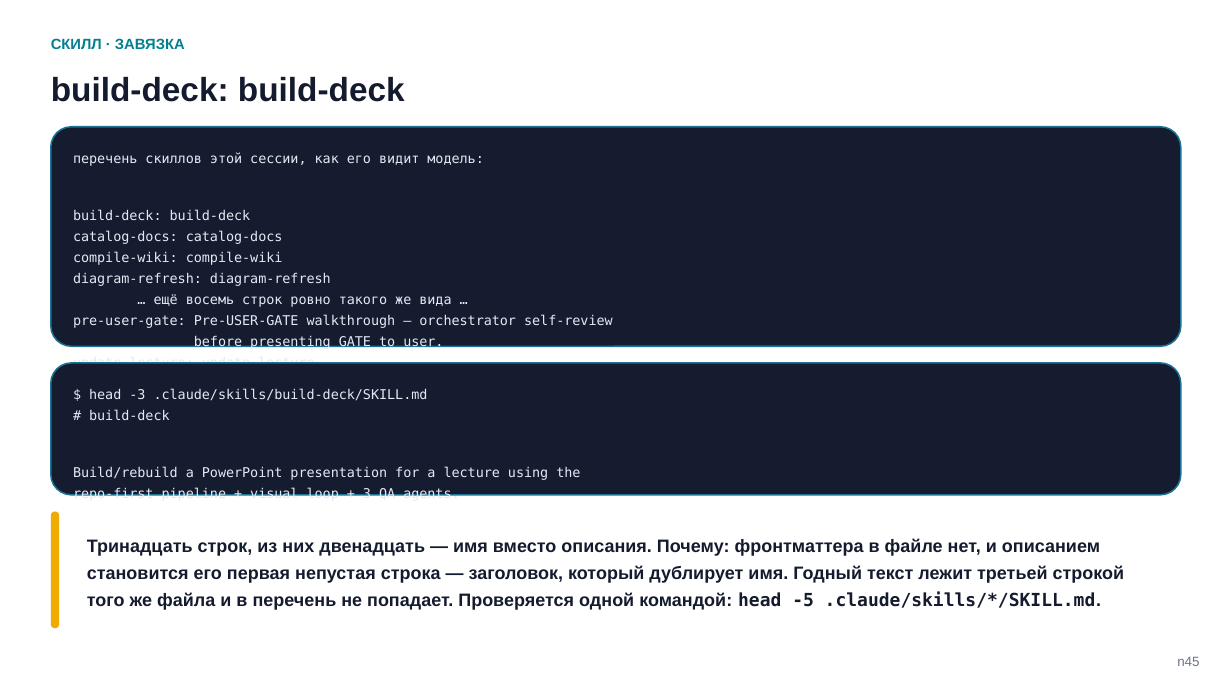
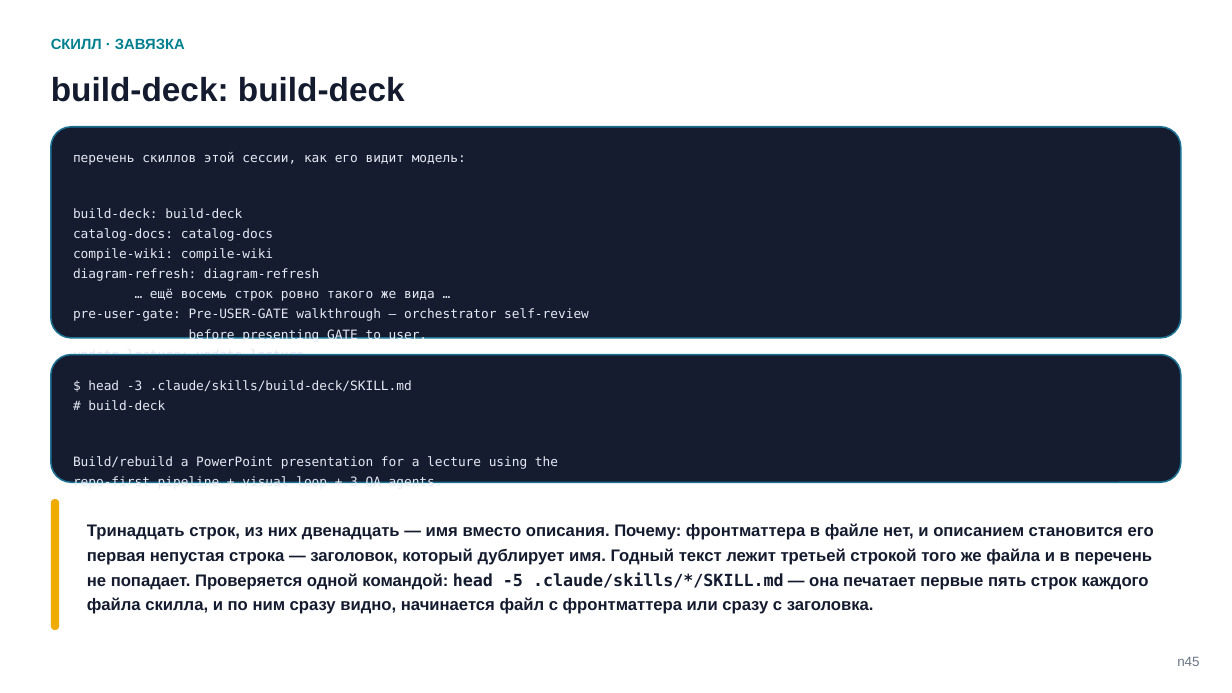
Before and after one commit to tellina-study/AI-usage-lessons, a slide deck: slide 47 of library/seminars/sem-05/rendered/sem-05.pptx. Drawn at 1232x693 pixels with LibreOffice and Linux fonts; fonts in the diff are those of the drawing. Boxes give left, top, right and bottom in pixels: in the first picture for what was removed or moved away, otherwise in the second. Text is boxed around its words. In the diff, an @@ line names an element or a change of style, - is before the commit and + after.

```diff
--- a/library/seminars/sem-05/rendered/sem-05.pptx
+++ b/library/seminars/sem-05/rendered/sem-05.pptx
@@ rounded rectangle: place and size @@
-rounded rectangle at (51, 127, 1181, 347)
+rounded rectangle at (51, 127, 1181, 338)
@@ rounded rectangle at (51, 127, 1181, 338): proportions changed @@
@@ text "перечень скиллов этой сессии, как ..." at (73, 152, 589, 362): size 10.5 to 10 pt @@
@@ rounded rectangle at (51, 355, 1181, 482): proportions changed @@
@@ rounded rectangle: place and size @@
-rounded rectangle at (51, 363, 1181, 495)
+rounded rectangle at (51, 355, 1181, 482)
@@ text "$ head -3 .claude/skills/build-deck/SKILL.md" at (73, 380, 558, 490): size 10.5 to 10 pt @@
@@ text "$ head -3 .claude/skills/build-deck/SKILL.md": place and size @@
-text "$ head -3 .claude/skills/build-deck/SKILL.md" at (73, 388, 580, 502)
+text "$ head -3 .claude/skills/build-deck/SKILL.md" at (73, 380, 558, 490)
@@ rounded rectangle: place and size @@
-rounded rectangle at (51, 512, 59, 628)
+rounded rectangle at (51, 499, 59, 630)
@@ text at (87, 523, 1154, 614): text changed; size 14 to 13 pt @@
-Тринадцать строк, из них двенадцать — имя вместо описания. Почему: фронтматтера в файле нет, и описанием становится его первая непустая строка — заголовок, который дублирует имя. Годный текст лежит третьей строкой того же файла и в перечень не попадает. Проверяется одной командой: head -5 .claude/skills/*/SKILL.md.
+Тринадцать строк, из них двенадцать — имя вместо описания. Почему: фронтматтера в файле нет, и описанием становится его первая непустая строка — заголовок, который дублирует имя. Годный текст лежит третьей строкой того же файла и в перечень не попадает. Проверяется одной командой: head -5 .claude/skills/*/SKILL.md — она печатает первые пять строк каждого файла скилла, и по ним сразу видно, начинается файл с фронтматтера или сразу с заголовка.
```
Also in this commit, not shown: 5 other slides changed, 15 other files.
